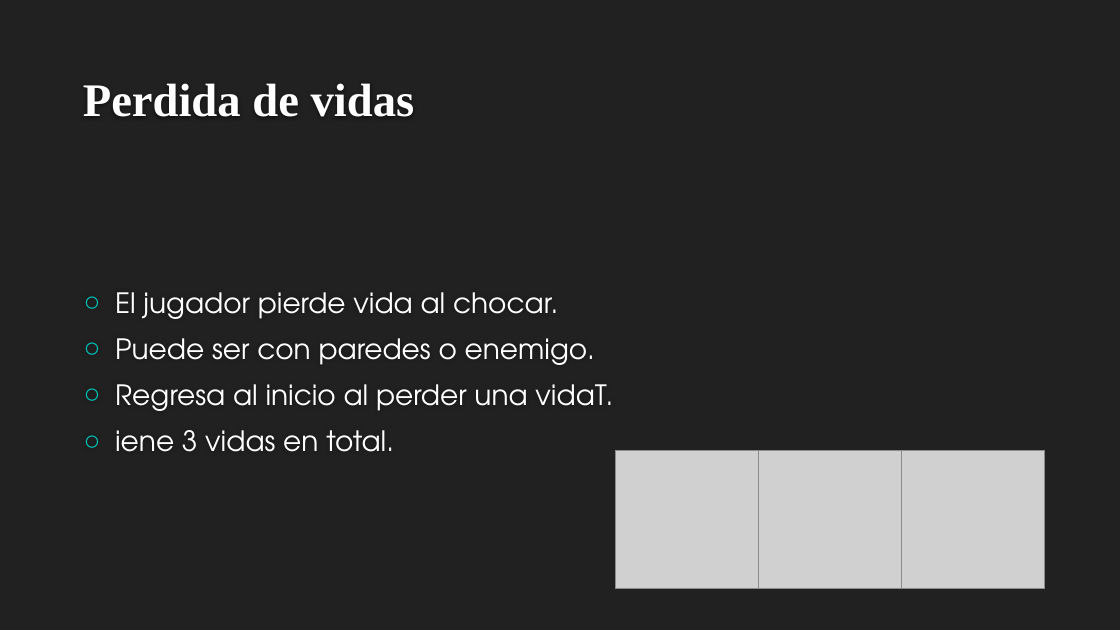
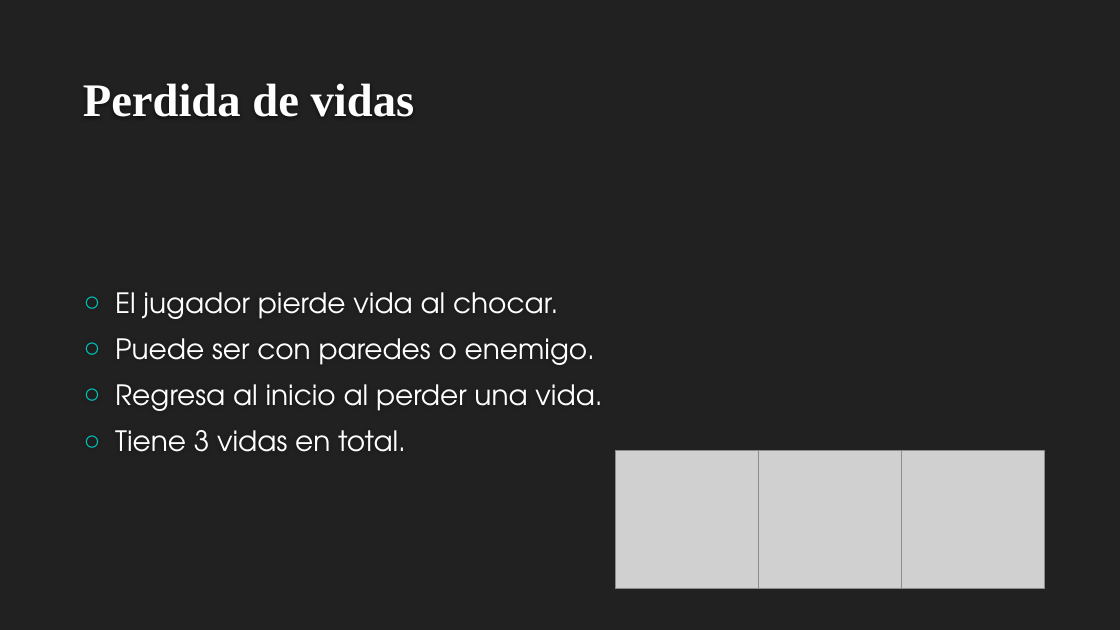
Before and after one commit to ValeriaAlmodovar/MiniProyectoCiic, a slide deck: slide 7 of Explicacion.pptx. Drawn at 1120x630 pixels with LibreOffice and Linux fonts; fonts in the diff are those of the drawing; grey boxes stand for pictures; background and template pictures are left out. Boxes give left, top, right and bottom in pixels: in the first picture for what was removed or moved away, otherwise in the second. Text is boxed around its words. In the diff, an @@ line names an element or a change of style, - is before the commit and + after.

Commit message:
Update Explicacion.pptx
Fixed small typos.

```diff
--- a/Explicacion.pptx
+++ b/Explicacion.pptx
@@ text at [115,384,602,452]: text changed @@
-○ Regresa al inicio al perder una vidaT.
-○ iene 3 vidas en total.
+○ Regresa al inicio al perder una vida.
+○ Tiene 3 vidas en total.
```
Also in this commit, not shown: 5 other slides changed.
